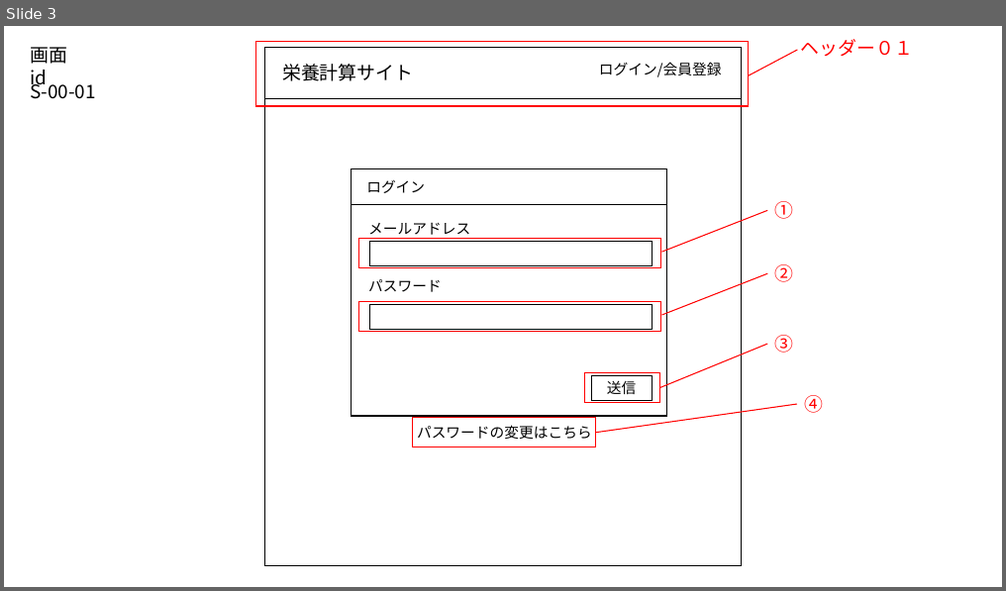
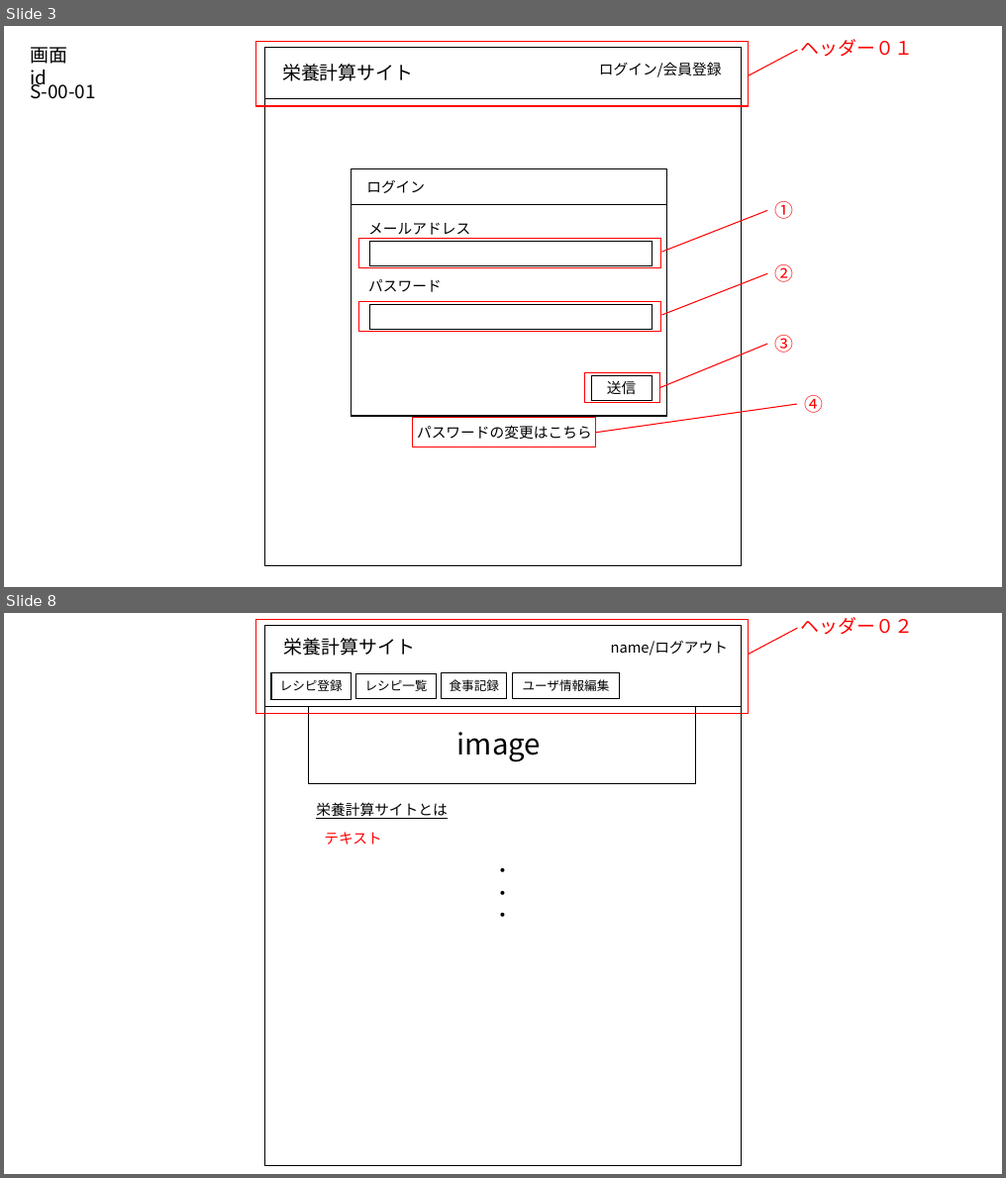
Before and after one commit to taku300/WebSystemSelf, a slide deck: Documents/Design_Documents/参考部品.pptx. Shown one above the other, each under a label of ours: slide 3 before the commit, slides 3 and 8 after it; the slides between them are not shown. The pictures are 1006x591 and 1006x1178 pixels, drawn with LibreOffice and Linux fonts; fonts in the diff are those of the drawing. Boxes give left, top, right and bottom in pixels: in the first picture for what was removed or moved away, otherwise in the second. Text is boxed around its words. In the diff, an @@ line names an element or a change of style, - is before the commit and + after.

```diff
--- a/Documents/Design_Documents/参考部品.pptx
+++ b/Documents/Design_Documents/参考部品.pptx
@@ slide 8 added at (x1=4, y1=613, x2=1002, y2=1174), background #FFFFFF @@
@@ rectangle added at (x1=264, y1=625, x2=742, y2=1165), outline #000000 1 pt @@
@@ group added at (x1=256, y1=617, x2=913, y2=713): 6 rectangles, 3 texts, 1 line @@
+栄養計算サイト
+name/ログアウト
+レシピ登録
+レシピ一覧
+ヘッダー０２
+ユーザ情報編集
+食事記録
@@ rectangle added at (x1=309, y1=707, x2=696, y2=783), outline #000000 1 pt @@
@@ text added at (x1=457, y1=732, x2=541, y2=762), 28 pt, text #000000 @@
+image
@@ text added at (x1=316, y1=802, x2=448, y2=819), 14 pt, text #000000, underline @@
+栄養計算サイトとは
@@ text added at (x1=324, y1=832, x2=381, y2=845), 14 pt, text #FF0000 @@
+テキスト
@@ text added at (x1=493, y1=868, x2=512, y2=917), 18 pt, text #000000 @@
+・
+・
+・
```
Also in this commit, not shown: 16 slides changed, 2 other slides added, 34 other files.
